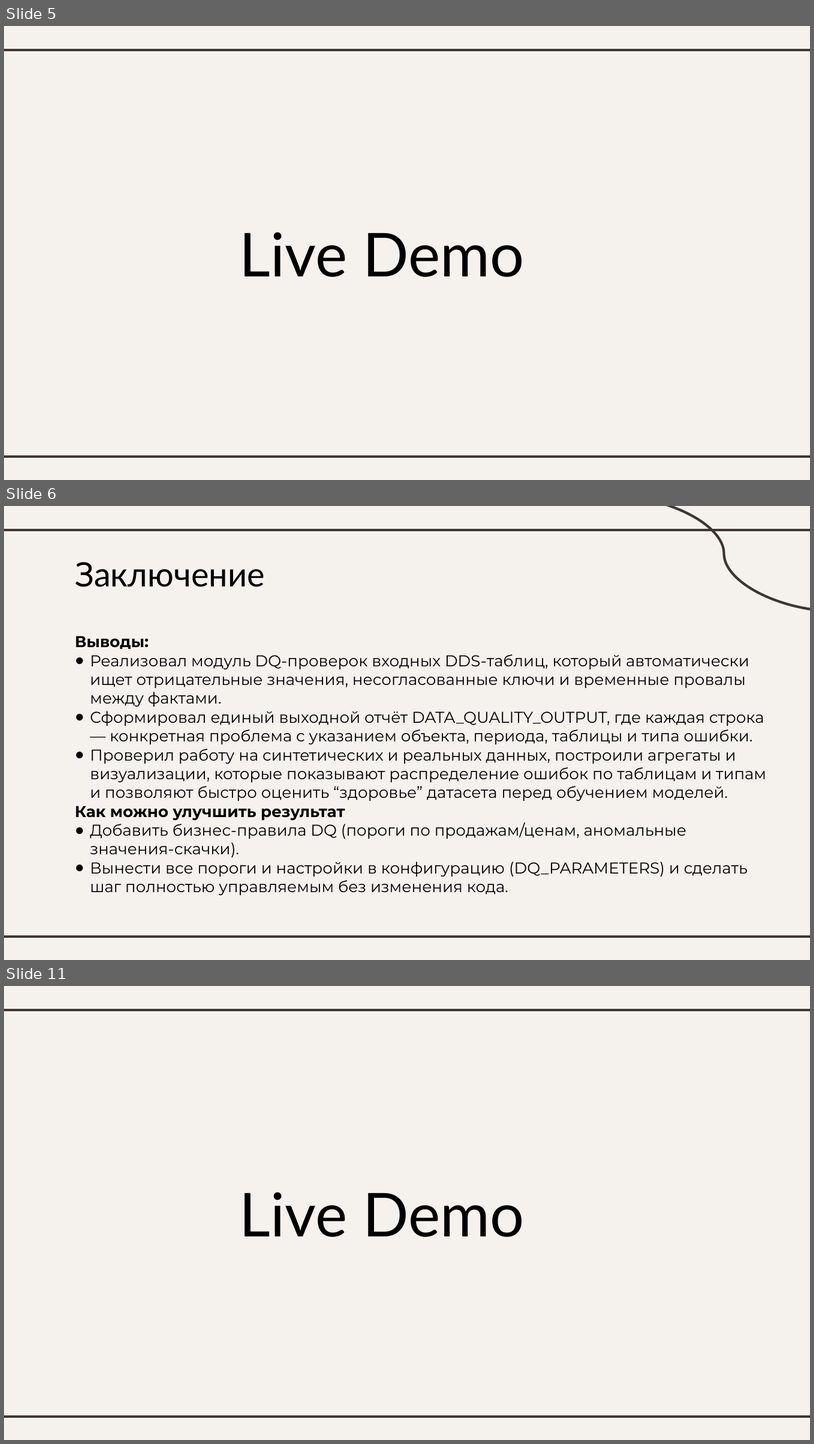
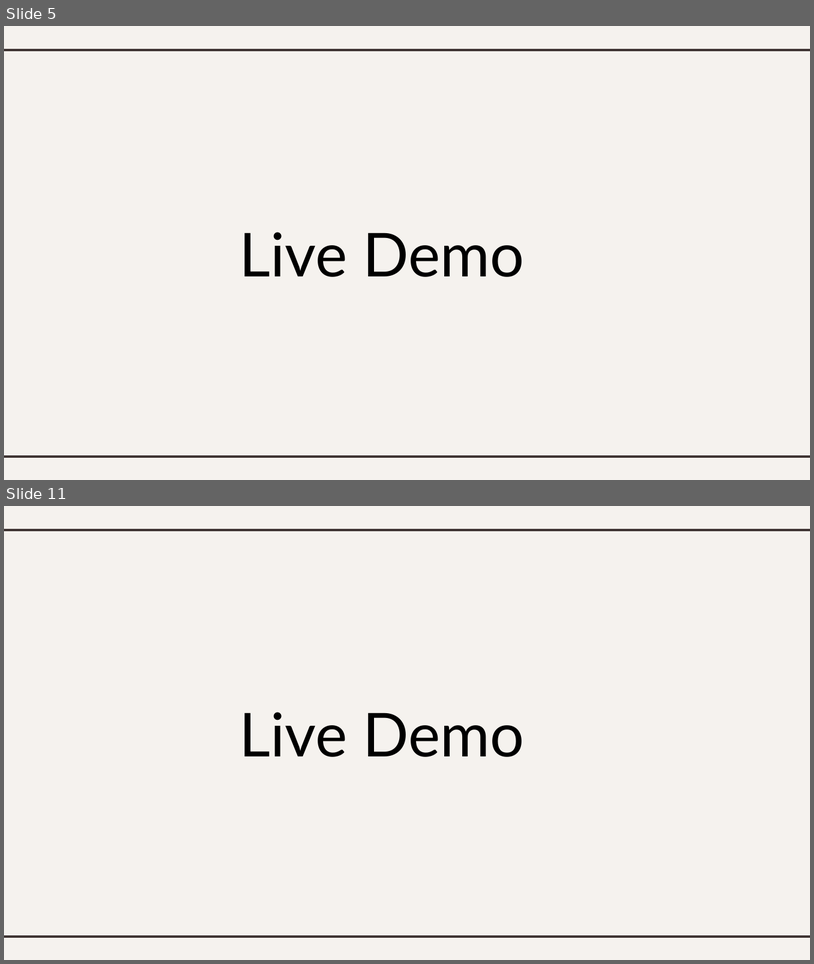
Before and after one commit to aromanenko/DFP, a slide deck: Dq_check+Disaccumulization.pptx. Shown one above the other, each under a label of ours: slides 5, 6 and 11 before the commit, slides 5 and 11 after it; the slides between them are not shown. The pictures are 814x1444 and 814x964 pixels, drawn with LibreOffice and Linux fonts; fonts in the diff are those of the drawing. Boxes give left, top, right and bottom in pixels: in the first picture for what was removed or moved away, otherwise in the second. Text is boxed around its words. In the diff, an @@ line names an element or a change of style, - is before the commit and + after.

```diff
--- a/Dq_check+Disaccumulization.pptx
+++ b/Dq_check+Disaccumulization.pptx
@@ slide 6 removed at bbox=[4, 506, 810, 960], background #F5F2EE; not listed: 2 template elements that a slide beside it also shows @@
@@ curved line removed from (611, 506) to (810, 611) @@
@@ title removed at bbox=[75, 562, 265, 587] @@
-Заключение
@@ text removed at bbox=[75, 636, 767, 895] @@
-Выводы:
-● Реализовал модуль DQ-проверок входных DDS-таблиц, который автоматически ищет отрицательные значения, несогласованные ключи и временные провалы между фактами.
-● Сформировал единый выходной отчёт DATA_QUALITY_OUTPUT, где каждая строка — конкретная проблема с указанием объекта, периода, таблицы и типа ошибки.
-● Проверил работу на синтетических и реальных данных, построили агрегаты и визуализации, которые показывают распределение ошибок по таблицам и типам и позволяют быстро оценить “здоровье” датасета перед обучением моделей.
-Как можно улучшить результат
-● Добавить бизнес-правила DQ (пороги по продажам/ценам, аномальные значения-скачки).
-● Вынести все пороги и настройки в конфигурацию (DQ_PARAMETERS) и сделать шаг полностью управляемым без изменения кода.
```
Also in this commit, not shown: 6 slides changed, 5 slides added, 3 other slides removed.
